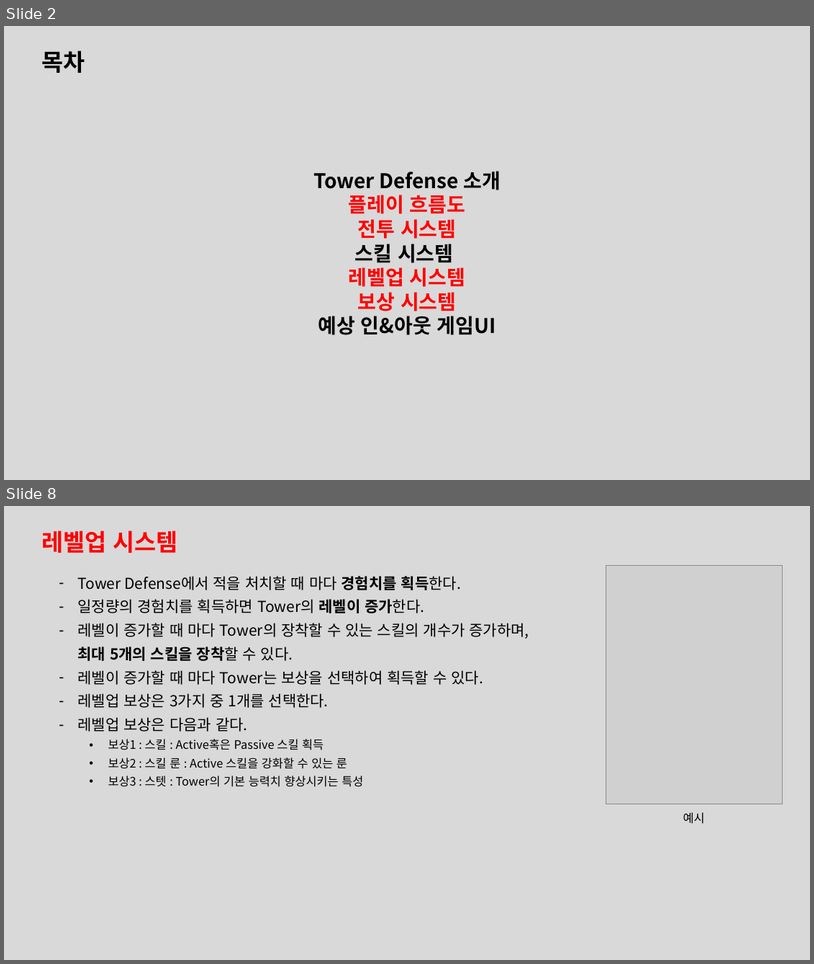
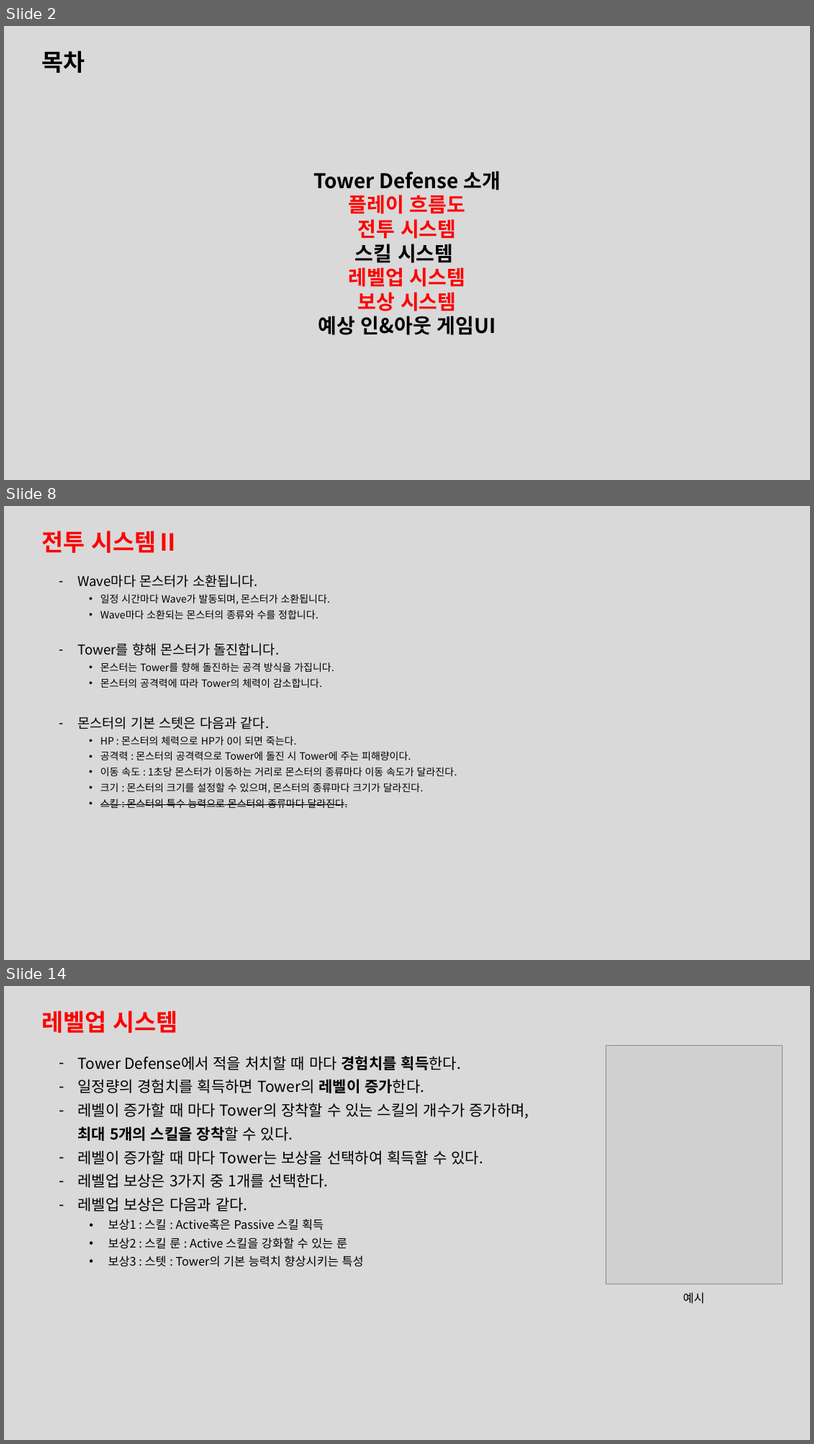
Before and after one commit to leejaepyeong/ProjectB, a slide deck: 기획서/Tower Defense.pptx. Shown one above the other, each under a label of ours: slides 2 and 8 before the commit, slides 2, 8 and 14 after it; the slides between them are not shown. The pictures are 814x964 and 814x1444 pixels, drawn with LibreOffice and Linux fonts; fonts in the diff are those of the drawing; grey boxes stand for pictures. Boxes give left, top, right and bottom in pixels: in the first picture for what was removed or moved away, otherwise in the second. Text is boxed around its words. In the diff, an @@ line names an element or a change of style, - is before the commit and + after.

```diff
--- a/기획서/Tower Defense.pptx
+++ b/기획서/Tower Defense.pptx
@@ slide 8 added at (4,506,810,960), background #D9D9D9 @@
@@ text added at (41,530,180,553), 28 pt, text #FF0000, bold @@
+전투 시스템Ⅱ
@@ text added at (77,574,458,808), 12 pt, text #000000 @@
+– Wave마다 몬스터가 소환됩니다.
+  • 일정 시간마다 Wave가 발동되며, 몬스터가 소환됩니다.
+  • Wave마다 소환되는 몬스터의 종류와 수를 정합니다.
+– Tower를 향해 몬스터가 돌진합니다.
+  • 몬스터는 Tower를 향해 돌진하는 공격 방식을 가집니다.
+  • 몬스터의 공격력에 따라 Tower의 체력이 감소합니다.
+– 몬스터의 기본 스텟은 다음과 같다.
+  • HP : 몬스터의 체력으로 HP가 0이 되면 죽는다.
+  • 공격력 : 몬스터의 공격력으로 Tower에 돌진 시 Tower에 주는 피해량이다.
+  • 이동 속도 : 1초당 몬스터가 이동하는 거리로 몬스터의 종류마다 이동 속도가 달라진다.
+  • 크기 : 몬스터의 크기를 설정할 수 있으며, 몬스터의 종류마다 크기가 달라진다.
+  • 스킬 : 몬스터의 특수 능력으로 몬스터의 종류마다 달라진다.
@@ what was slide 8 is now slide 14 @@
```
Also in this commit, not shown: 5 slides changed, 5 other slides added, 4 other files.
